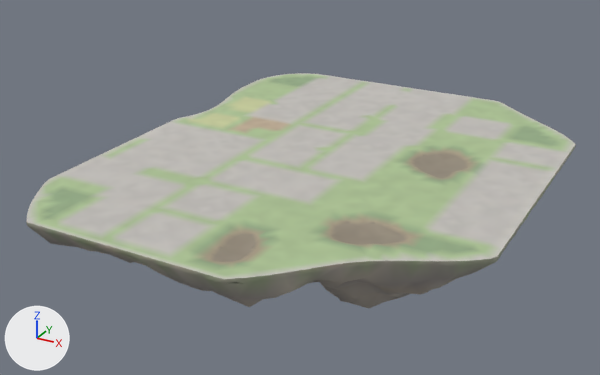
What one commit did to the glTF model godot_project/remake/sky/islands/SKY-013.rock.glb.
One viewpoint serves both versions: a camera (50 mm lens) standing at (144.0, -286.0, 125.0) and looking at (-11.0, -5.0, -15.0). Every picture has the same lights, and +X, +Y and +Z are marked at lower left. The first picture is the older version.

Names of what the first picture shows: 'deck-col', 'rock'.
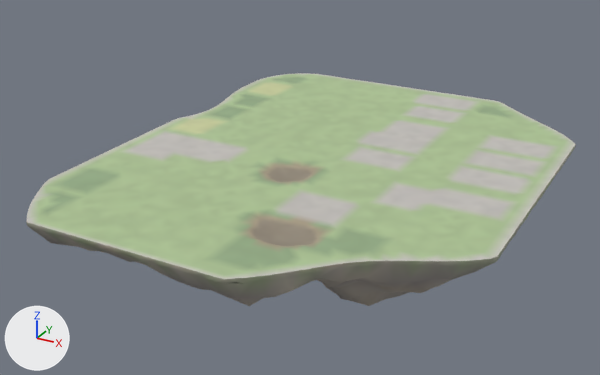
Pixel boxes (x1, y1, x2, y2) of what changed, in the pictures (600 x 375 px; the box of a moved part takes in the faces that stretch with it):
part 1 of me_deck_col, moved or reshaped: before (197, 210, 424, 269); after (197, 210, 417, 269)
part 2 of me_deck_col, built on: before (400, 146, 483, 181); after (400, 149, 480, 177)
part 3 of me_deck_col, cut back: before (259, 163, 319, 184); after (256, 161, 323, 186)
part 4 of me_deck_col, recoloured: (43, 75, 566, 271) in both

Diff of the bpy script that builds the scene:
```diff
--- a/godot_project/remake/sky/islands/SKY-013.rock.glb.py
+++ b/godot_project/remake/sky/islands/SKY-013.rock.glb.py
@@ me_deck_col @@
 # used by ob_deck_col; location = (0.0, 0.0, 0.0)
-me_deck_col.from_pydata(...)  # 2330 vertices, 4436 faces; spans x -82.0..86.0, y -107.0..104.0, z -2.0..0.0
+me_deck_col.from_pydata(...)  # 2261 vertices, 4298 faces; spans x -82.0..86.0, y -107.0..104.0, z -2.0..0.0
+# me_deck_col part 1: 20 vertices moved from x 5.0..50.0, y -87.0..-49.0, z -2.0..0.0 to x 6.0..50.0, y -88.0..-52.0, z -2.0..0.0; 145 vertices removed from x 4.0..57.0, y -98.0..-47.0, z -2.0..0.0; 97 vertices added at x 6.0..54.0, y -96.0..-48.0, z -2.0..0.0
+# me_deck_col part 2: 12 vertices moved from x 31.0..50.0, y 8.0..20.0, z -2.0..-1.0 to x 34.0..50.0, y 8.0..20.0, z 0.0; 84 vertices removed from x 31.0..54.0, y -1.0..28.0, z -2.0..0.0; 19 vertices added at x 34.0..54.0, y 4.0..24.0, z 0.0
+# me_deck_col part 3: 3 vertices moved from x -6.0..-2.0, y -28.0..-24.0, z 0.0 to x -6.0..-2.0, y -28.0..-24.0, z -2.0; 12 vertices removed from x -14.0..2.0, y -32.0..-20.0, z 0.0; 56 vertices added at x -14.0..4.0, y -33.0..-17.0, z -2.0..0.0
+# me_deck_col part 4: 2014 kept faces spanning x -82.0..86.0, y -104.0..104.0, z -2.0..0.0 get new vertex colours
 me_deck_col.materials.append(mat_sky_deck)
```
